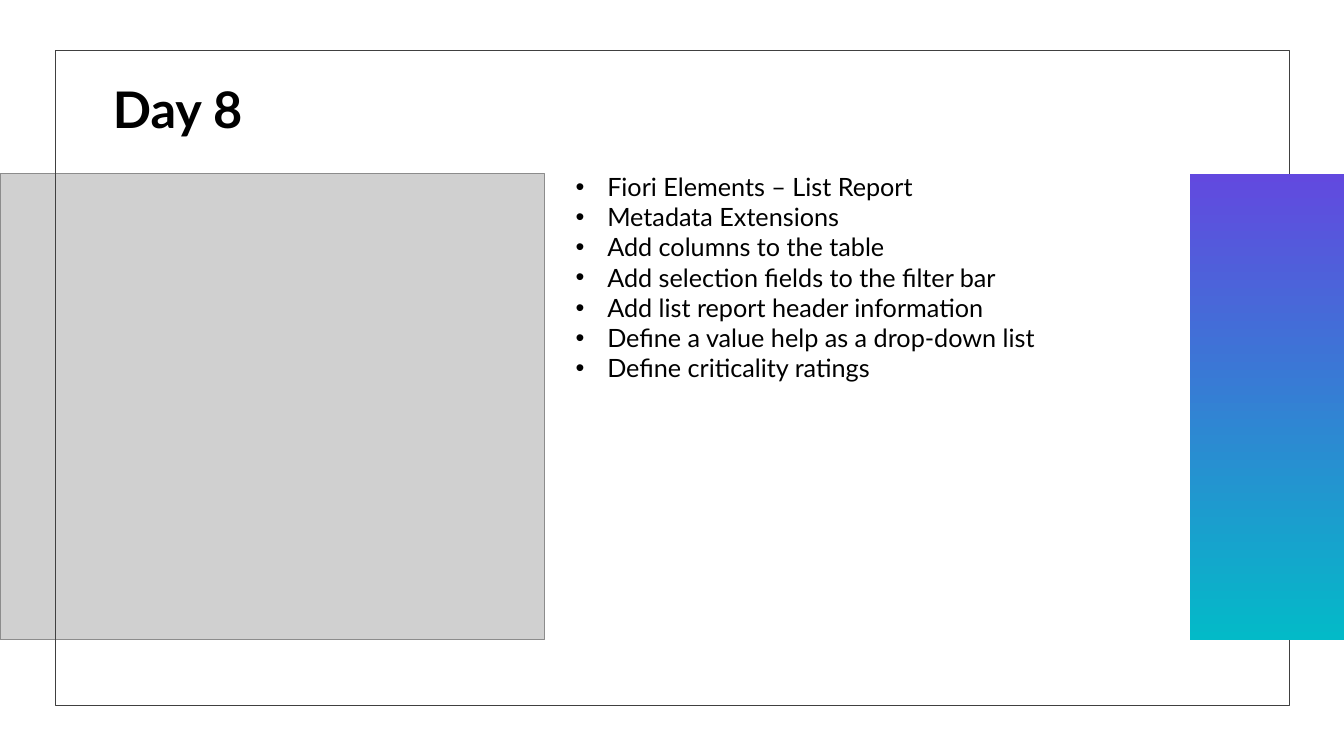
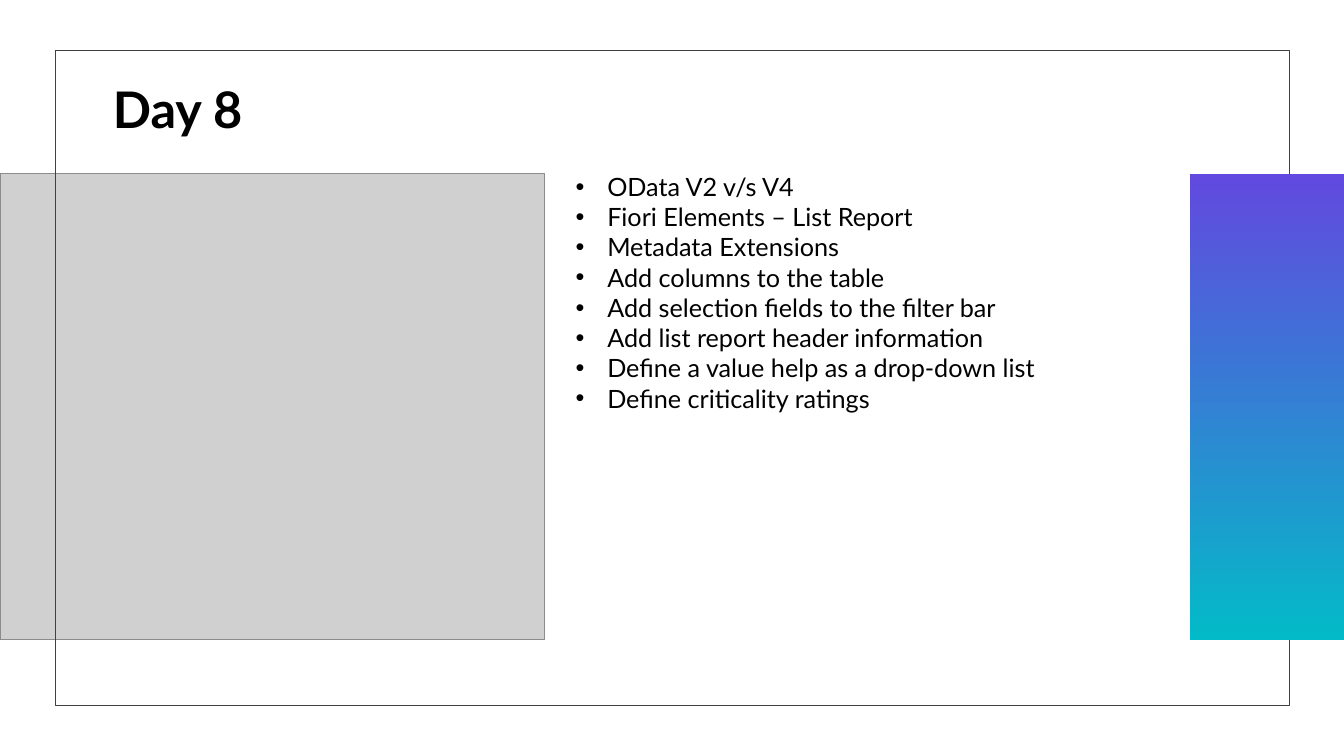
Before and after one commit to soyuztechnologies/ITC_Training, a slide deck: slide 2 of Day 8/Day 8.pptx. Drawn at 1344x756 pixels with LibreOffice and Linux fonts; fonts in the diff are those of the drawing; grey boxes stand for pictures; background and template pictures are left out. Boxes give left, top, right and bottom in pixels: in the first picture for what was removed or moved away, otherwise in the second. Text is boxed around its words. In the diff, an @@ line names an element or a change of style, - is before the commit and + after.

```diff
--- a/Day 8/Day 8.pptx
+++ b/Day 8/Day 8.pptx
@@ text at bbox=[607, 177, 794, 197]: paragraph added @@
+• OData V2 v/s V4
```
Also in this commit, not shown: 1 other slide changed, 3 other files.
